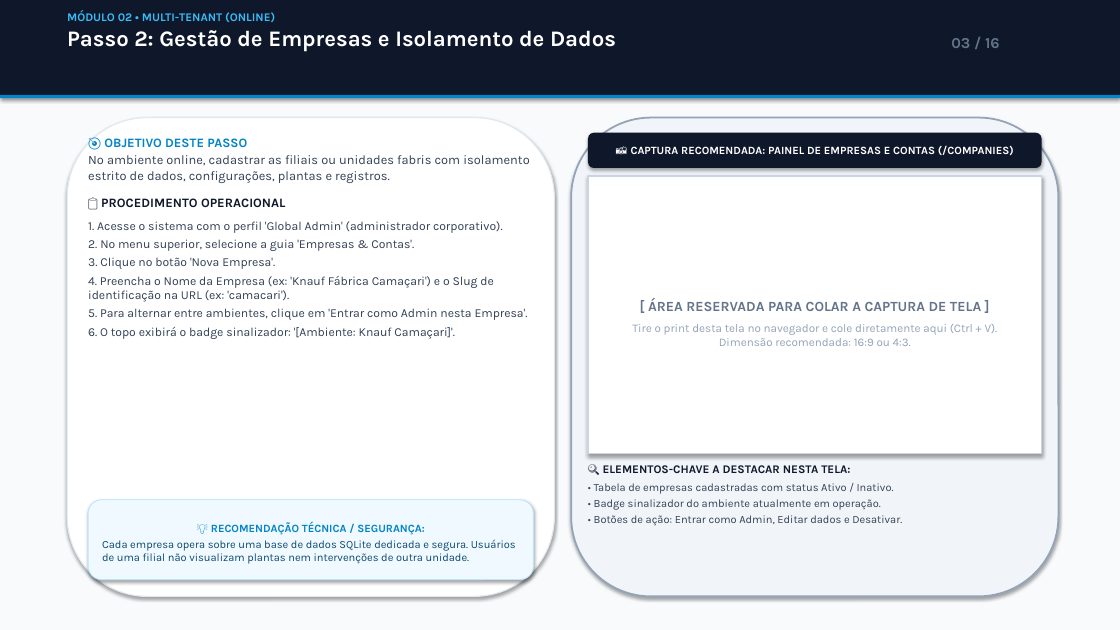
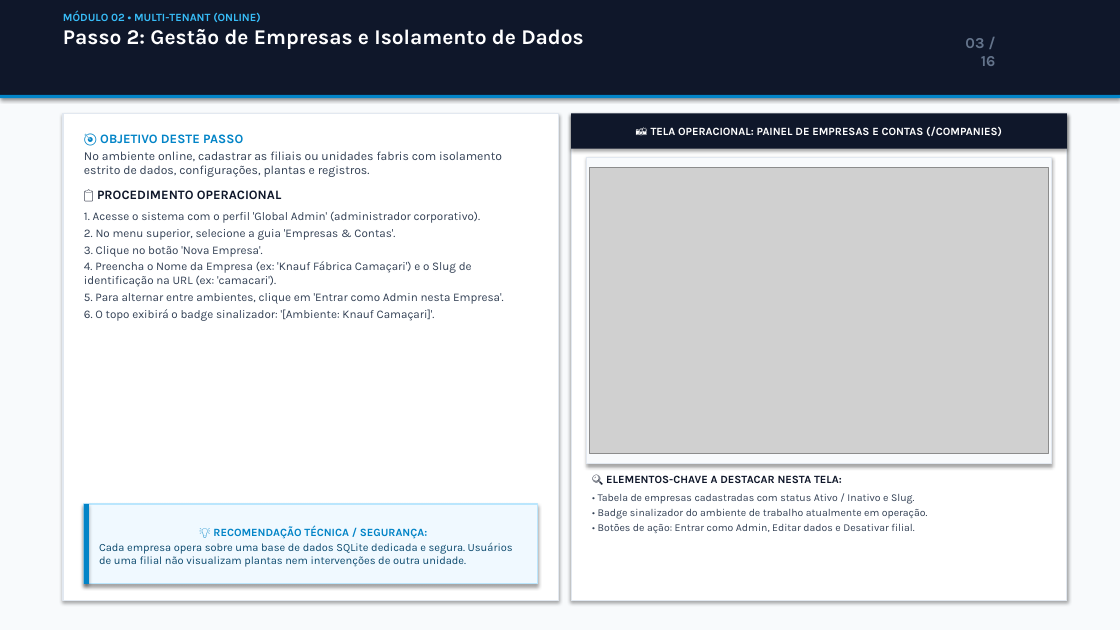
Before and after one commit to devrodrigo777/factory_map_1_online, a slide deck: slide 3 of client/public/Passo_a_Passo_EasyLOTOTO_for_Knauf.pptx. Drawn at 1120x630 pixels with LibreOffice and Linux fonts; fonts in the diff are those of the drawing; grey boxes stand for pictures. Boxes give left, top, right and bottom in pixels: in the first picture for what was removed or moved away, otherwise in the second. Text is boxed around its words. In the diff, an @@ line names an element or a change of style, - is before the commit and + after.

Commit message:
docs: update Passo_a_Passo_EasyLOTOTO_for_Knauf.pptx with embedded screenshots and clean rectangular design

```diff
--- a/client/public/Passo_a_Passo_EasyLOTOTO_for_Knauf.pptx
+++ b/client/public/Passo_a_Passo_EasyLOTOTO_for_Knauf.pptx
@@ text "MÓDULO 02 • MULTI-TENANT (ONLINE)" at [63, 11, 583, 49]: size 10 to 9.5 pt in "MÓDULO 02 • MULTI-TENANT (ONLINE)"; size 19 to 18 pt in "Passo 2: Gestão de Empresas e Isolamento ..." @@
@@ text "03 / 16" rewrapped from [951, 38, 1000, 48] to [965, 38, 996, 66] @@
@@ rectangle: place and size @@
-rectangle at [67, 118, 555, 597]
+rectangle at [63, 113, 559, 601]
@@ rectangle at [63, 113, 559, 601]: rounded rectangle to rectangle @@
@@ rectangle "📸 TELA OPERACIONAL: PAINEL DE ..." at [571, 113, 1067, 149]: rounded rectangle to rectangle @@
@@ rectangle "📸 TELA OPERACIONAL: PAINEL DE ...": place and size @@
-rectangle "📸 TELA OPERACIONAL: PAINEL DE ..." at [588, 133, 1042, 168]
+rectangle "📸 TELA OPERACIONAL: PAINEL DE ..." at [571, 113, 1067, 149]
@@ rounded rectangle removed at [571, 118, 1059, 597] @@
@@ rectangle added at [571, 113, 1067, 601], fill #FFFFFF, outline #E2E8F0 1 pt @@
@@ text in rectangle at [651, 126, 1002, 136]: text changed @@
-📸 CAPTURA RECOMENDADA: PAINEL DE EMPRESAS E CONTAS (/COMPANIES)
+📸 TELA OPERACIONAL: PAINEL DE EMPRESAS E CONTAS (/COMPANIES)
@@ text at [84, 151, 504, 321]: size 11 to 10.5 pt in "No ambiente online, cadastrar as filiais ou ..."; size 10.5 to 10 pt in "1. Acesse o sistema com o perfil ...", "2. No menu superior, selecione a guia ...", "3. Clique no botão 'Nova Empresa'.", "4. Preencha o Nome da Empresa (ex: ..." and 2 more places; less space between paragraphs @@
@@ rectangle added at [586, 157, 1052, 464], fill #F8FAFC, outline #E2E8F0 1 pt @@
@@ rectangle removed at [588, 176, 1042, 454] @@
-[ ÁREA RESERVADA PARA COLAR A CAPTURA DE TELA ]
-Tire o print desta tela no navegador e cole diretamente aqui (Ctrl + V).
-Dimensão recomendada: 16:9 ou 4:3.
@@ picture added at [590, 167, 1049, 454] @@
@@ text "🔍 ELEMENTOS-CHAVE A DESTACAR NESTA ...": place and size @@
-text "🔍 ELEMENTOS-CHAVE A DESTACAR NESTA ..." at [594, 465, 902, 526]
+text "🔍 ELEMENTOS-CHAVE A DESTACAR NESTA ..." at [598, 475, 928, 533]
@@ text at [606, 475, 842, 483]: size 10 to 9.5 pt in "🔍 ELEMENTOS-CHAVE A DESTACAR NESTA TELA:" @@
@@ rectangle "💡 RECOMENDAÇÃO TÉCNICA / SEGURANÇA:": place and size @@
-rectangle "💡 RECOMENDAÇÃO TÉCNICA / SEGURANÇA:" at [88, 500, 534, 580]
+rectangle "💡 RECOMENDAÇÃO TÉCNICA / SEGURANÇA:" at [84, 504, 538, 584]
@@ rectangle "💡 RECOMENDAÇÃO TÉCNICA / SEGURANÇA:" at [84, 504, 538, 584]: rounded rectangle to rectangle; outline #BAE6FD 0.75 pt to #BAE6FD 1 pt @@
@@ rectangle added at [84, 504, 89, 584], fill #0284C7 @@
@@ text at [598, 494, 928, 533]: text changed; size 9.5 to 9 pt @@
-• Tabela de empresas cadastradas com status Ativo / Inativo.
-• Badge sinalizador do ambiente atualmente em operação.
-• Botões de ação: Entrar como Admin, Editar dados e Desativar.
+• Tabela de empresas cadastradas com status Ativo / Inativo e Slug.
+• Badge sinalizador do ambiente de trabalho atualmente em operação.
+• Botões de ação: Entrar como Admin, Editar dados e Desativar filial.
```
Also in this commit, not shown: 15 other slides changed, 1 other file.
